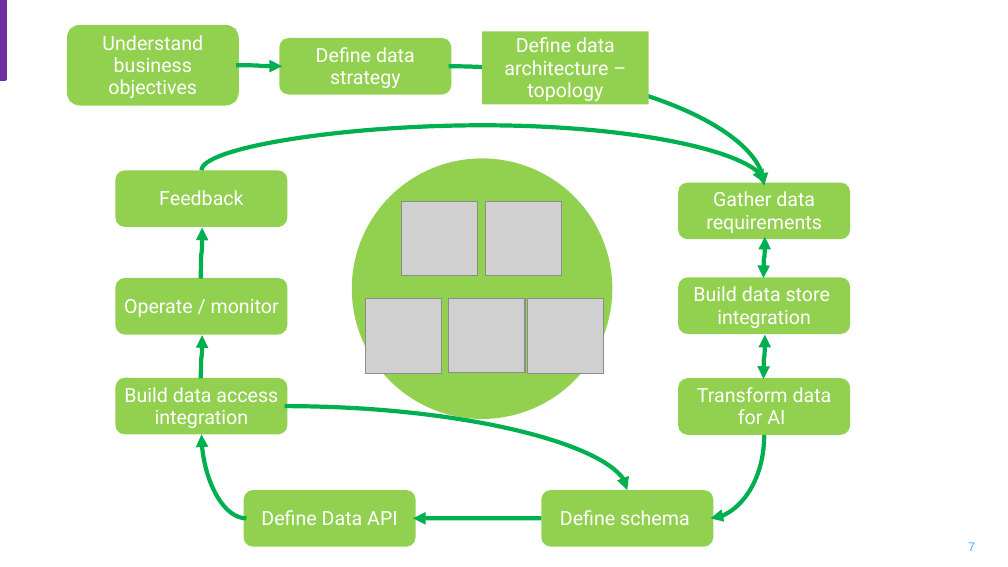
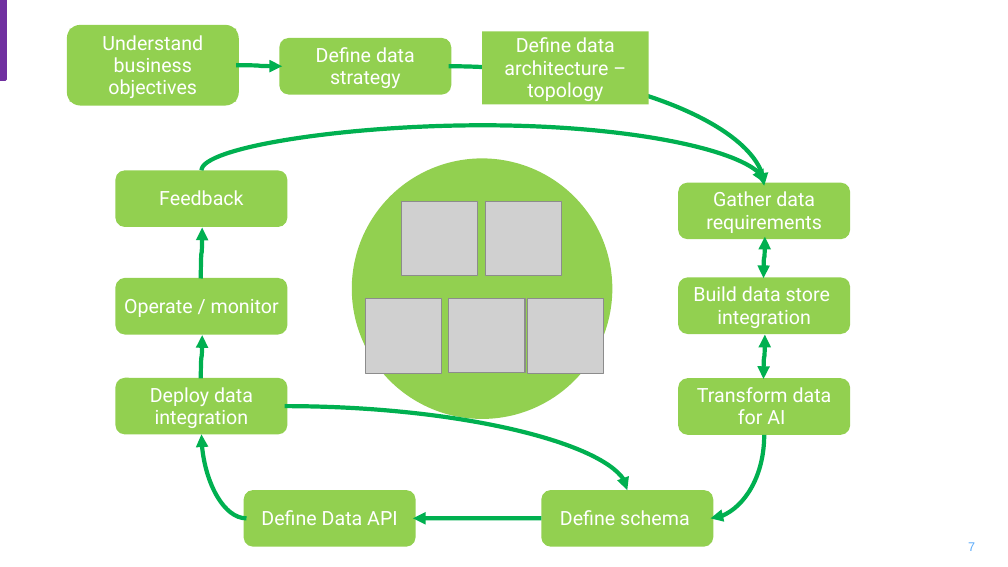
Before and after one commit to ibm-cloud-architecture/refarch-data-ai-analytics, a slide deck: slide 7 of docs/AI-Data-ML-ArchitectureDiagrams.pptx. Drawn at 1008x567 pixels with LibreOffice and Linux fonts; fonts in the diff are those of the drawing; grey boxes stand for pictures; background and template pictures are left out. Boxes give left, top, right and bottom in pixels: in the first picture for what was removed or moved away, otherwise in the second. Text is boxed around its words. In the diff, an @@ line names an element or a change of style, - is before the commit and + after.

```diff
--- a/docs/AI-Data-ML-ArchitectureDiagrams.pptx
+++ b/docs/AI-Data-ML-ArchitectureDiagrams.pptx
@@ text in rectangle at (150,387,253,428): text changed @@
-Build data access integration
+Deploy data integration
```
Also in this commit, not shown: 3 other slides changed, 7 other files.
